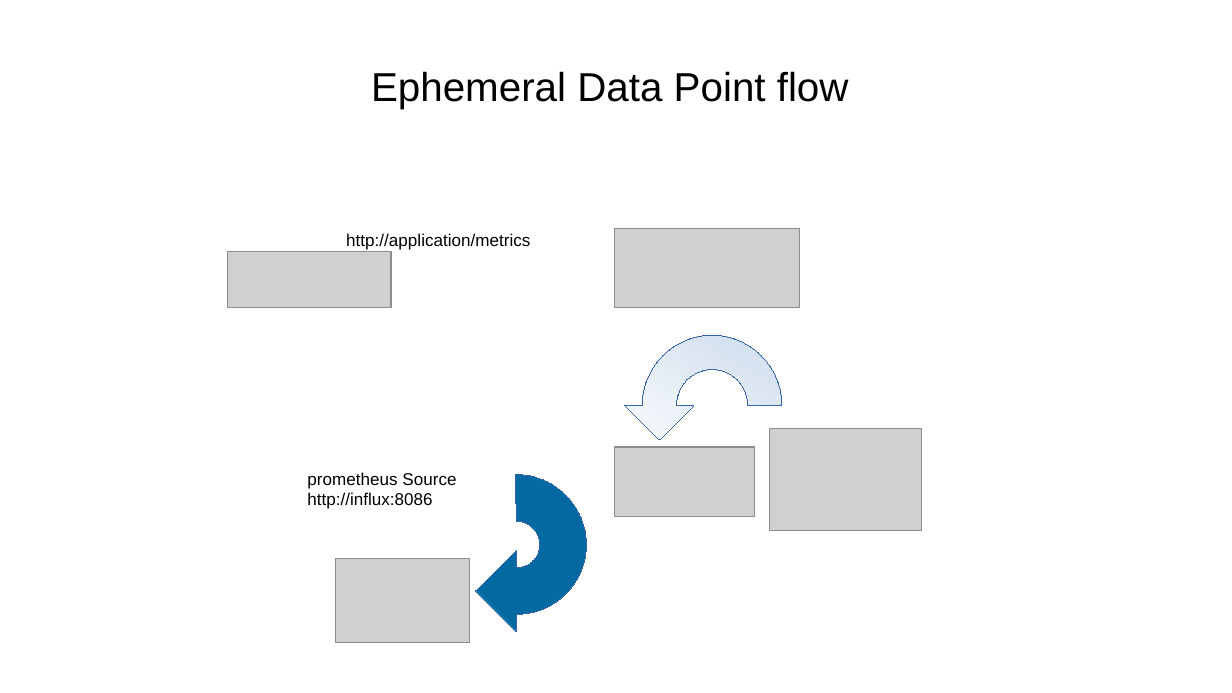
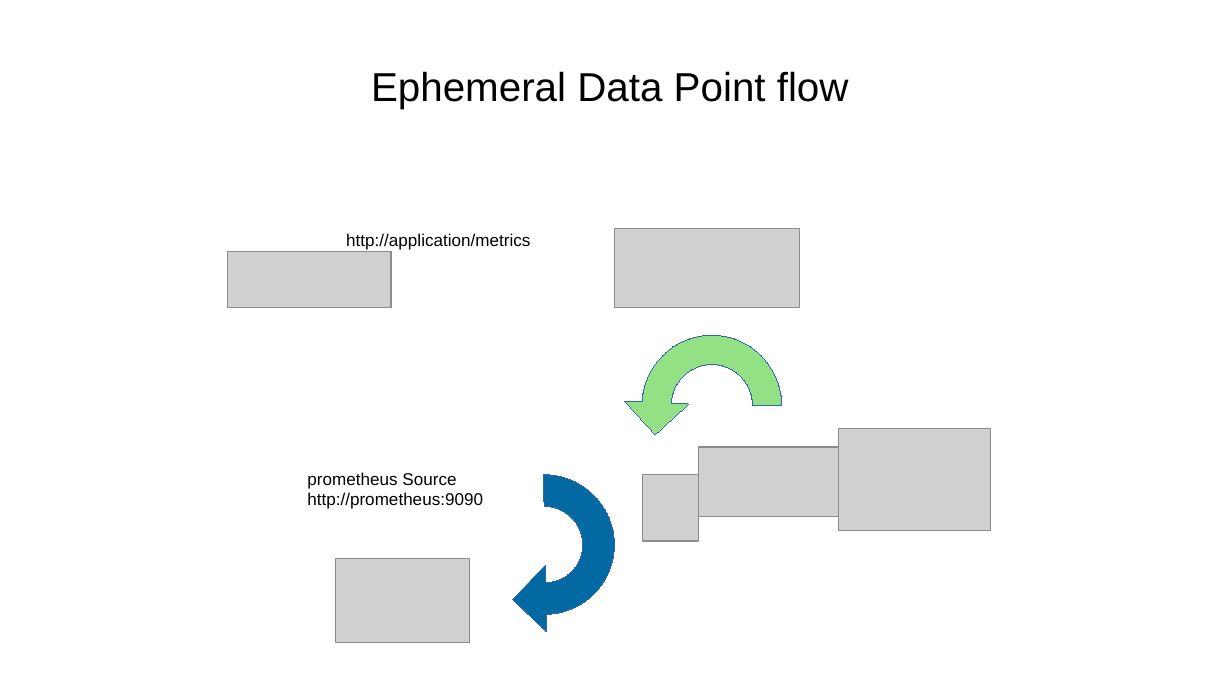
Before and after one commit to sergueik/springboot_study, a slide deck: slide 2 of basic-influxdb/data flow.odp. Drawn at 1232x693 pixels with LibreOffice and Linux fonts; fonts in the diff are those of the drawing; grey boxes stand for pictures. Boxes give left, top, right and bottom in pixels: in the first picture for what was removed or moved away, otherwise in the second. Text is boxed around its words. In the diff, an @@ line names an element or a change of style, - is before the commit and + after.

Commit message:
updated presentation slide and images used for the same

```diff
--- a/basic-influxdb/data flow.odp
+++ b/basic-influxdb/data flow.odp
@@ freeform shape at [642, 335, 781, 475]: fill gradient #CDDCEC to #CEDDEC to #CFDDED to #CFDEED to #D0DEED to #D1DFEE to #92E285; outline redrawn @@
@@ picture: place and size @@
-picture at [615, 447, 755, 518]
+picture at [699, 447, 838, 518]
@@ picture: place and size @@
-picture at [770, 428, 922, 531]
+picture at [838, 428, 991, 531]
@@ freeform shape: place and size @@
-freeform shape at [447, 475, 587, 615]
+freeform shape at [475, 475, 615, 615]
@@ picture added at [643, 475, 699, 541] @@
@@ text at [307, 492, 483, 509]: text changed @@
-http://influx:8086
+http://prometheus:9090
```
Also in this commit, not shown: 2 other slides changed, 18 other files.
